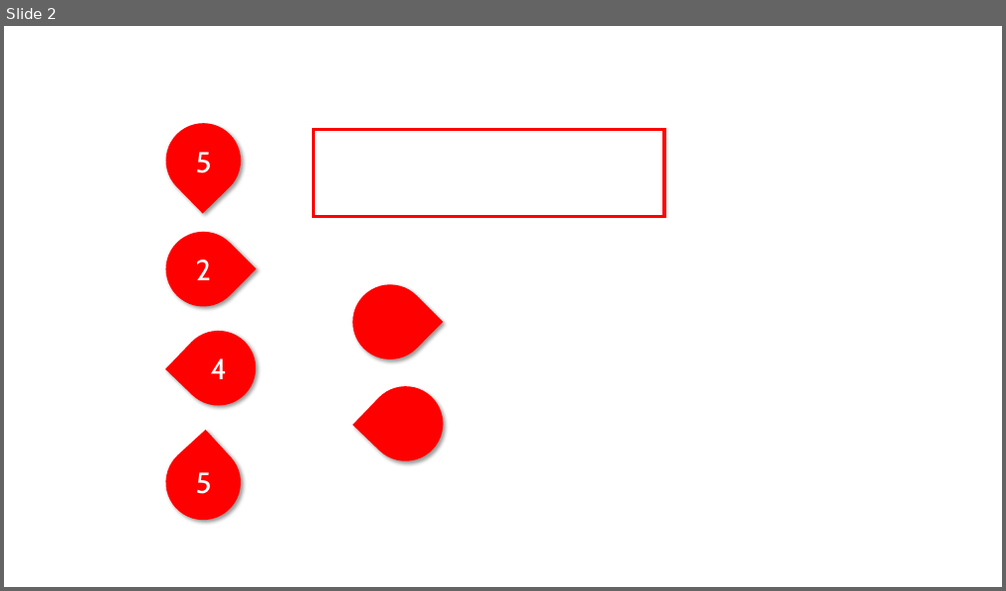
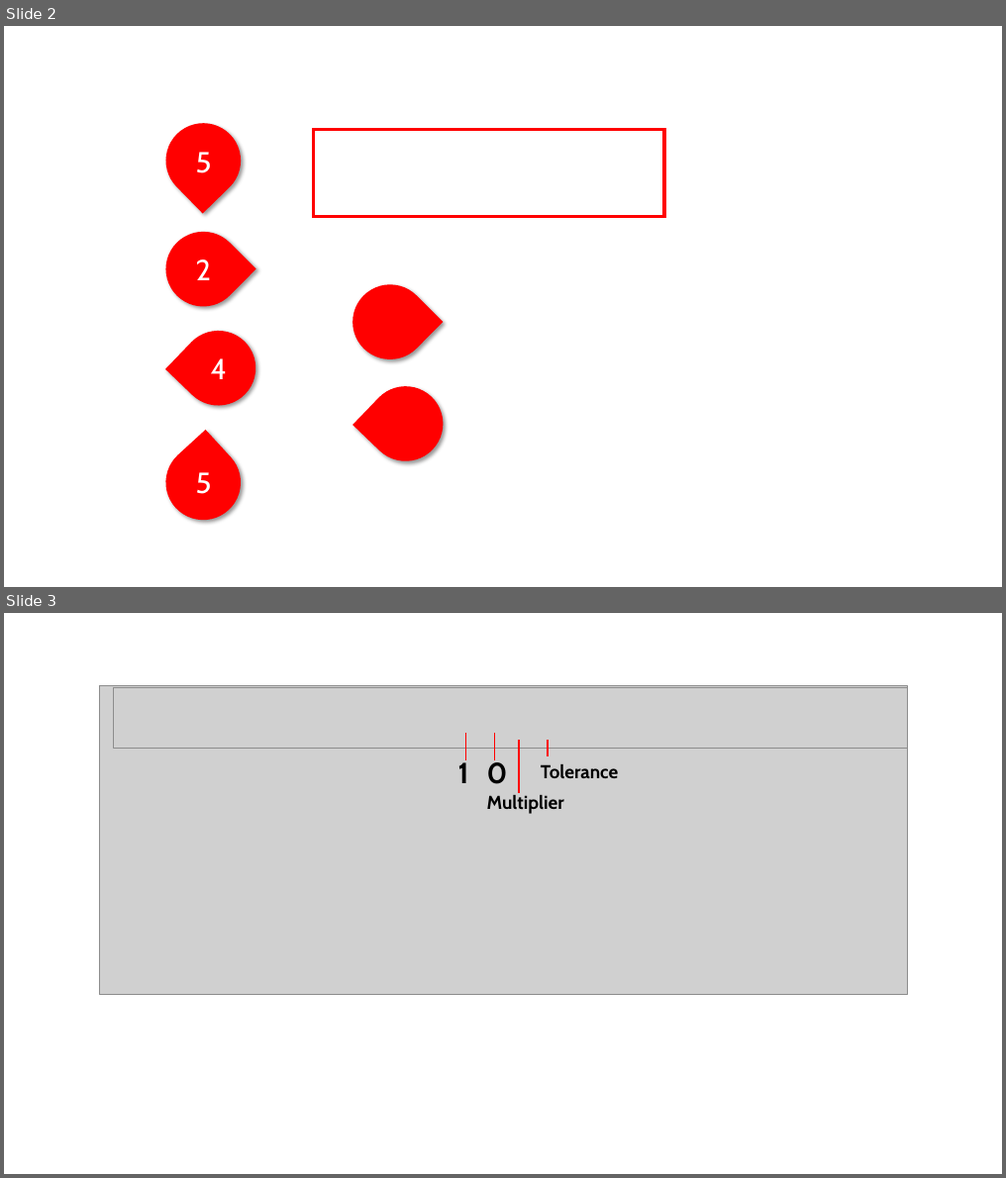
Before and after one commit to arendongithub/dso1503, a slide deck: img/arduino.pptx. Shown one above the other, each under a label of ours: slide 2 before the commit, slides 2 and 3 after it. The pictures are 1006x591 and 1006x1178 pixels, drawn with LibreOffice and Linux fonts; fonts in the diff are those of the drawing; grey boxes stand for pictures. Boxes give left, top, right and bottom in pixels: in the first picture for what was removed or moved away, otherwise in the second. Text is boxed around its words. In the diff, an @@ line names an element or a change of style, - is before the commit and + after.

Commit message:
Lecture 3 updated

```diff
--- a/img/arduino.pptx
+++ b/img/arduino.pptx
@@ slide 3 added at (x1=4, y1=613, x2=1002, y2=1174), background #FFFFFF @@
@@ picture added at (x1=99, y1=685, x2=907, y2=995) @@
@@ picture added at (x1=113, y1=688, x2=907, y2=749) @@
@@ text added at (x1=458, y1=759, x2=469, y2=783), 28 pt, text #000000, bold @@
+1
@@ line added from (466, 733) to (466, 761), #FF0000 1.5 pt @@
@@ text added at (x1=487, y1=759, x2=508, y2=784), 28 pt, text #000000, bold @@
+0
@@ line added from (495, 733) to (495, 761), #FF0000 1.5 pt @@
@@ line added from (519, 740) to (519, 793), #FF0000 1.5 pt @@
@@ line added from (548, 740) to (548, 757), #FF0000 1.5 pt @@
@@ text added at (x1=541, y1=764, x2=619, y2=778), 18 pt, text #000000, bold @@
+Tolerance
@@ text added at (x1=487, y1=795, x2=564, y2=814), 18 pt, text #000000, bold @@
+Multiplier
```
Also in this commit, not shown: 1 other slide added, 7 other files.
